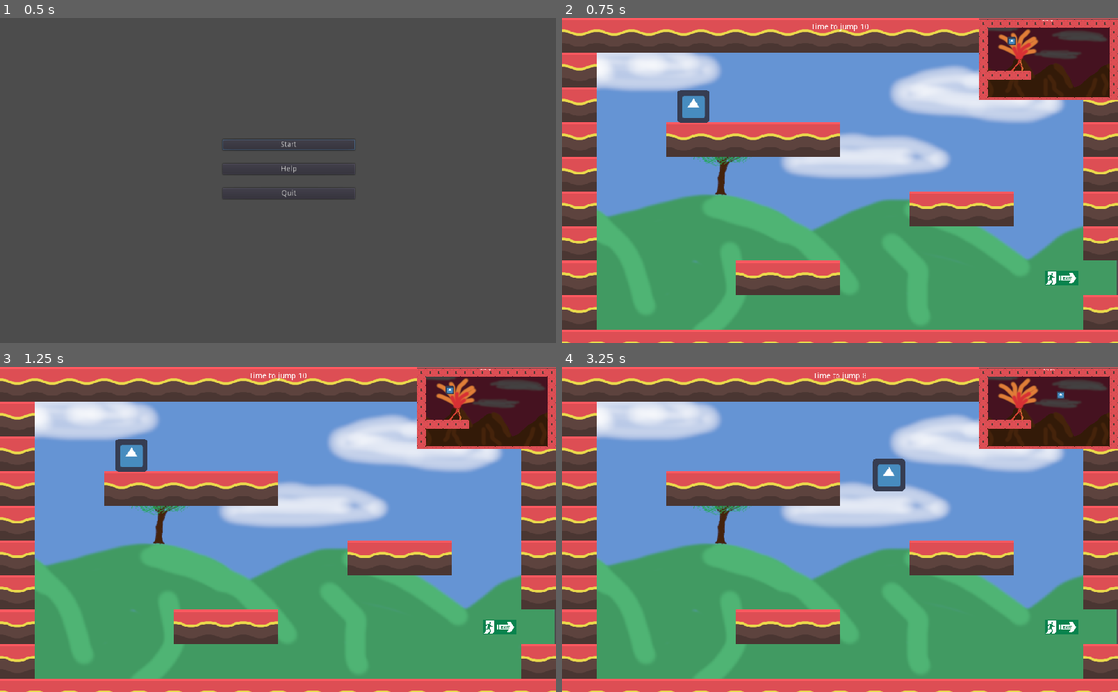
Above: before the commit, frames 1-4 (two rows, left to right).
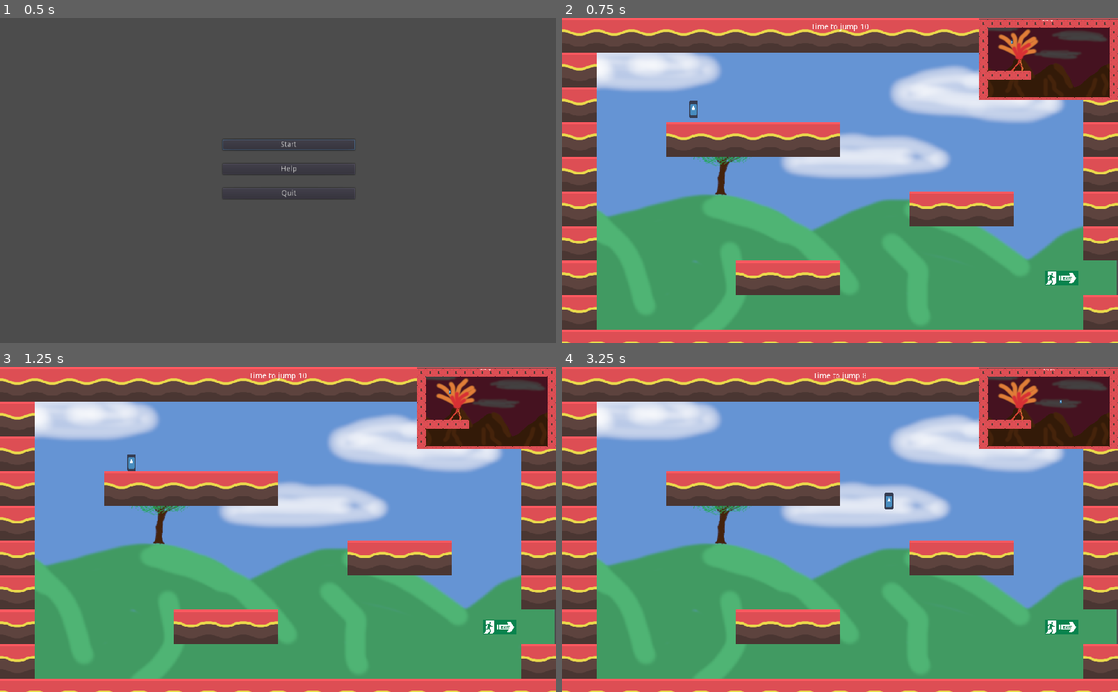
Above: after the commit, the same moments.

Repository: DanCorder/LudumDare51
Game: Godot game, scene res://Menu.tscn
Two runs of this game, one before a commit and one after it. Both use one fixed random seed, a clock stepped at 60 frames per second and the inputs below. The engine's default icon, where the game draws it, is replaced by a stand-in: a white triangle on a blue panel in a dark square. Sound files missing from this copy of the repository are replaced by a short silence.
Inputs:
- Up to frame 1 (0.5 s): no input
- Up to frame 2 (0.75 s): click "Start" at 0.5 s
- Up to frame 3 (1.25 s): no input
- Up to frame 4 (3.25 s): tap Enter at 1.25 s; hold D (move_right) 1.28-2.03 s; tap Space (jump) at 1.52, 2.27 s; hold S (move_down) 2.03-2.78 s; hold D (move_right) from 2.78 s (still down)

Frame 1 is identical in both runs. In frame 2, 0.6% of the frame differs, in the area x 20-82%, y 5-33%; in frame 3, 0.6%; in frame 4, 0.7%, in the area x 55-91%, y 7-44%.

Commit message:
feat: make character more realistic size

Diff:
--- a/playerCharacter.tscn
+++ b/playerCharacter.tscn
@@ -4,7 +4,7 @@
 [ext_resource path="res://CharacterController.gd" type="Script" id=2]
 
 [sub_resource type="RectangleShape2D" id=1]
-extents = Vector2( 28, 28 )
+extents = Vector2( 8, 15.5 )
 
 [node name="playerCharacter" type="Node2D"]
 script = ExtResource( 2 )
@@ -12,14 +12,15 @@
 [node name="Area2D" type="Area2D" parent="."]
 
 [node name="CollisionShape2D" type="CollisionShape2D" parent="Area2D"]
+position = Vector2( 0, 0.5 )
 shape = SubResource( 1 )
 
 [node name="Sprite" type="Sprite" parent="."]
-position = Vector2( 9.53674e-07, -9.53674e-07 )
-scale = Vector2( 0.9375, 0.9375 )
+position = Vector2( -9.53674e-07, 0.5 )
+scale = Vector2( 0.25, 0.484375 )
 texture = ExtResource( 1 )
 
 [node name="Ghost" type="Sprite" parent="."]
-position = Vector2( 2.20537e-06, -2.02656e-06 )
-scale = Vector2( 0.9375, 0.9375 )
+position = Vector2( -2.86102e-06, 0.499998 )
+scale = Vector2( 0.25, 0.484375 )
 texture = ExtResource( 1 )
